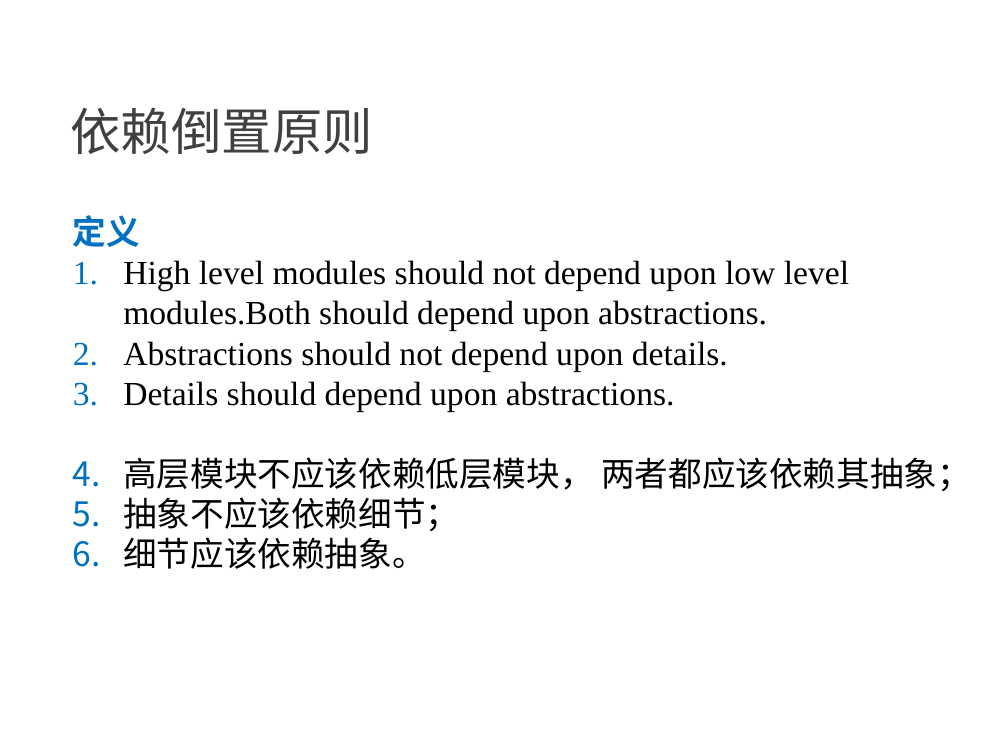
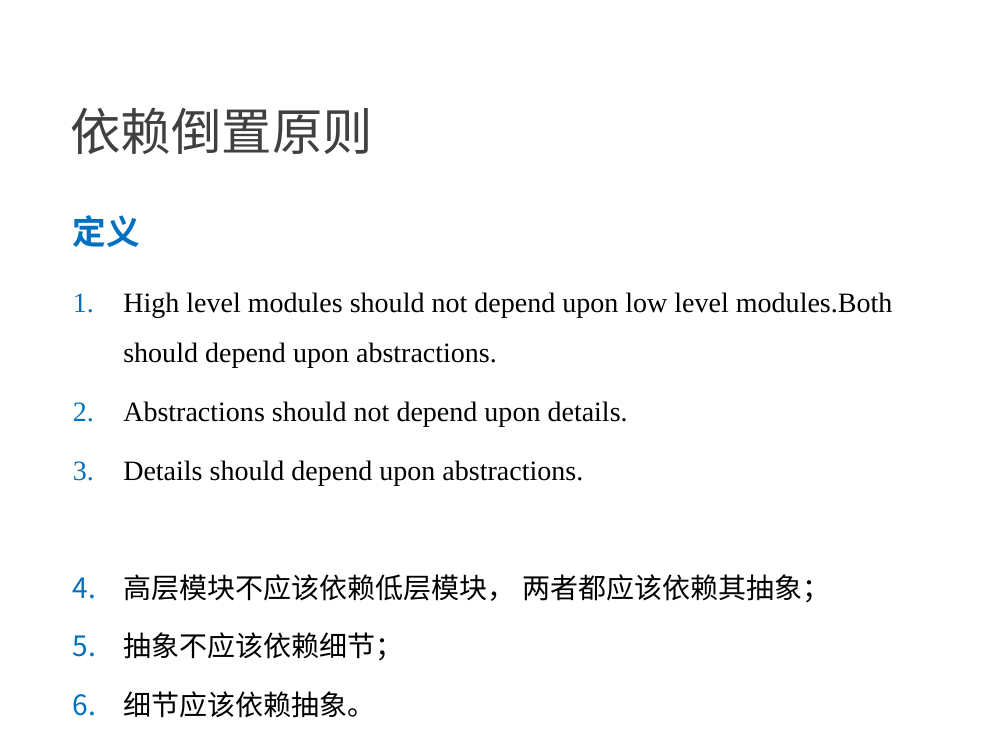
Before and after one commit to NewGr8Player/My-PPT, a slide deck: slide 19 of Design pattern/23种设计模式详解.pptx. Drawn at 1008x756 pixels with LibreOffice and Linux fonts; fonts in the diff are those of the drawing. Boxes give left, top, right and bottom in pixels: in the first picture for what was removed or moved away, otherwise in the second. Text is boxed around its words. In the diff, an @@ line names an element or a change of style, - is before the commit and + after.

```diff
--- a/Design pattern/23种设计模式详解.pptx
+++ b/Design pattern/23种设计模式详解.pptx
@@ text "定义" at (73,215,893,718): size 24 to 20 pt; more space between paragraphs; line spacing 1 to 1.5 @@
```
Also in this commit, not shown: 27 other slides changed.
